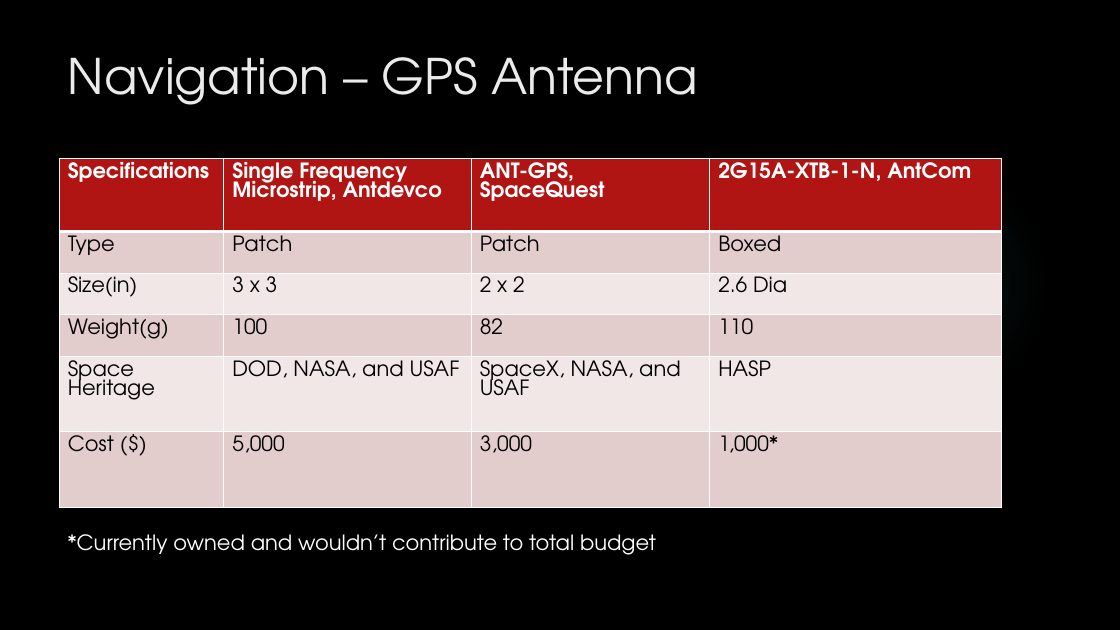
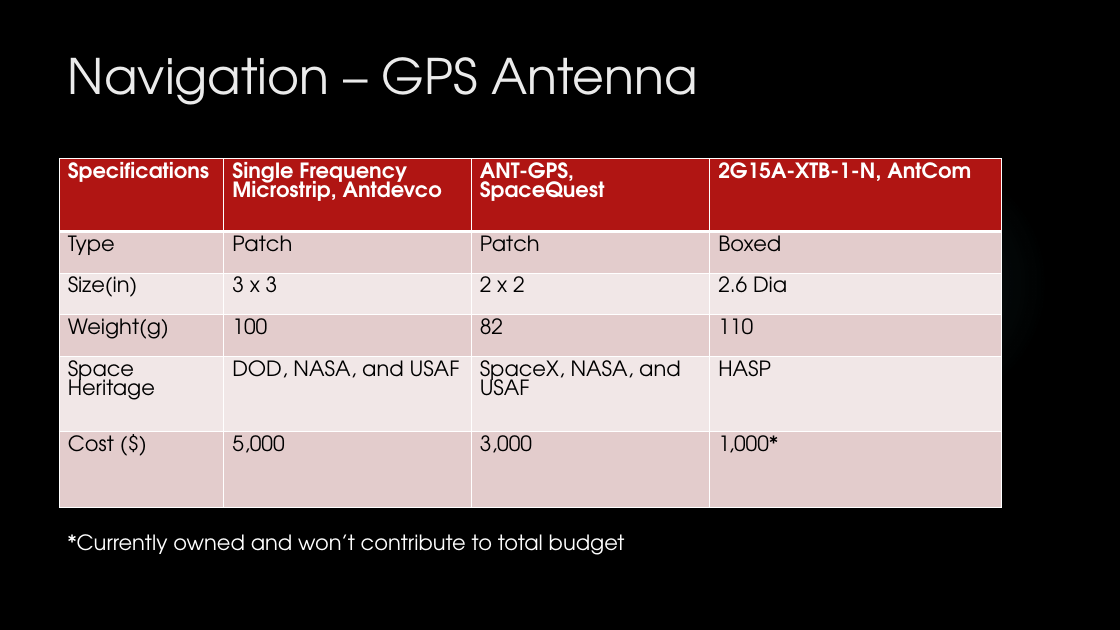
Before and after one commit to HASP-UMN/CubeSat, a slide deck: slide 12 of Presentations/PDR_Presentation.pptx. Drawn at 1120x630 pixels with LibreOffice and Linux fonts; fonts in the diff are those of the drawing; background and template pictures are left out. Boxes give left, top, right and bottom in pixels: in the first picture for what was removed or moved away, otherwise in the second. Text is boxed around its words. In the diff, an @@ line names an element or a change of style, - is before the commit and + after.

```diff
--- a/Presentations/PDR_Presentation.pptx
+++ b/Presentations/PDR_Presentation.pptx
@@ text at [68,534,625,555]: text changed @@
-*Currently owned and wouldn’t contribute to total budget
+*Currently owned and won’t contribute to total budget
```
Also in this commit, not shown: 7 other slides changed, 1 slide added, 1 other file.
